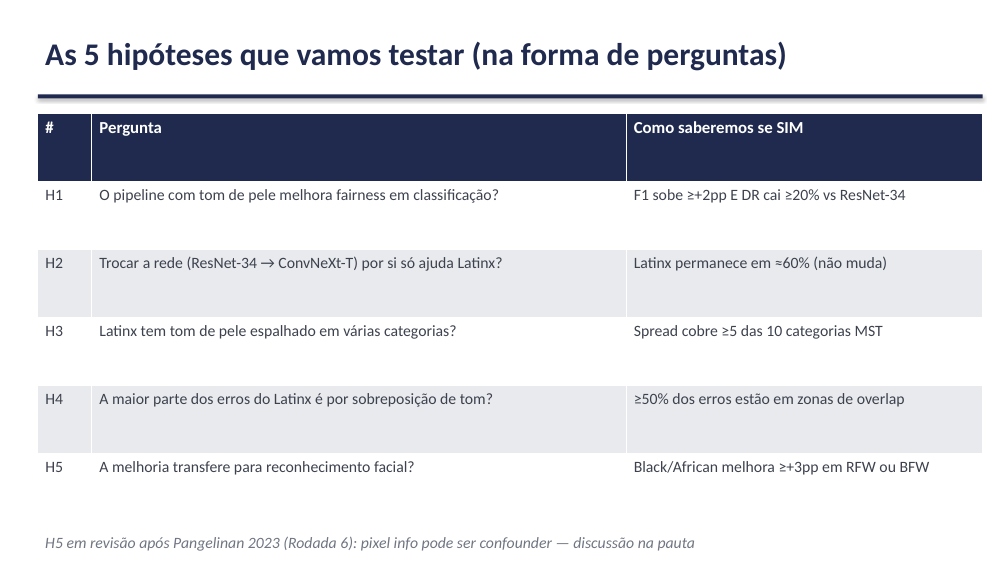
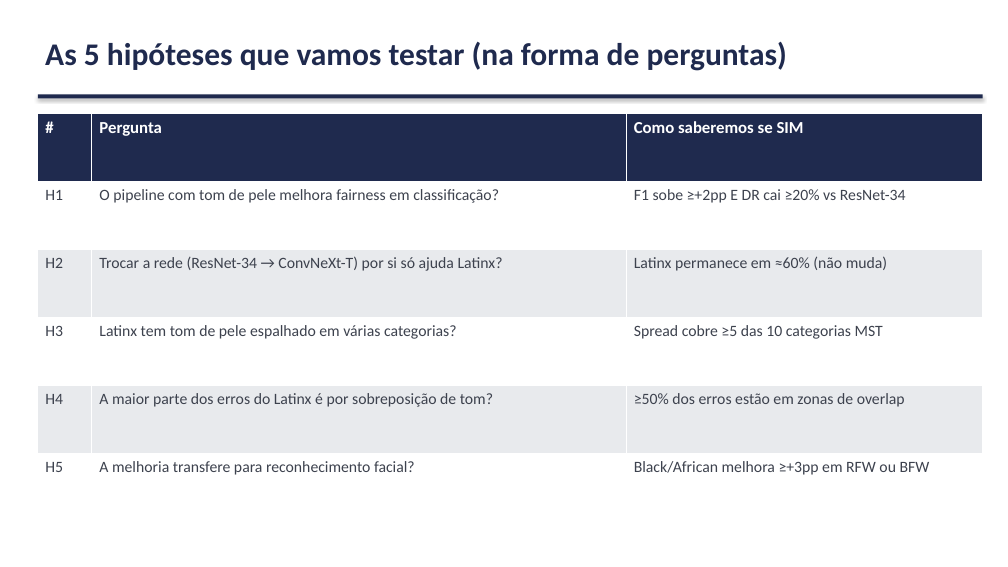
Before and after one commit to marcellozzetti/Facial-Recognition-Models-Mitigating-Bias, a slide deck: slide 19 of docs/ativo/material_reuniao_orientador_v3.2.1.pptx. Drawn at 1008x567 pixels with LibreOffice and Linux fonts; fonts in the diff are those of the drawing. Boxes give left, top, right and bottom in pixels: in the first picture for what was removed or moved away, otherwise in the second. Text is boxed around its words. In the diff, an @@ line names an element or a change of style, - is before the commit and + after.

```diff
--- a/docs/ativo/material_reuniao_orientador_v3.2.1.pptx
+++ b/docs/ativo/material_reuniao_orientador_v3.2.1.pptx
@@ text removed at box(45, 537, 695, 551) @@
-H5 em revisão após Pangelinan 2023 (Rodada 6): pixel info pode ser confounder — discussão na pauta
```
Also in this commit, not shown: 9 other slides changed, 1 slide added, 1 other file.
